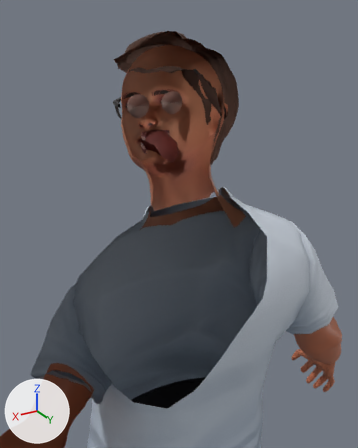
Renders of the glTF model avatars/man_2.glb from each side of a commit.
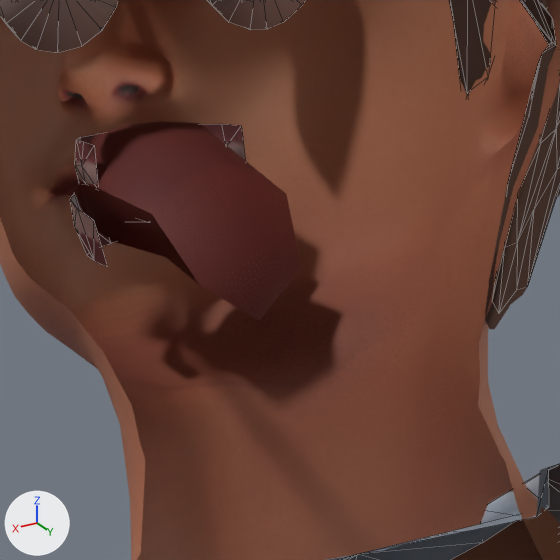
There are two pictures of each version: one from a camera (50 mm lens) standing at (0.405, 0.663, 1.87) and looking at (-0.006, -0.021, 1.528), one close up on the part from 36% to 62% of the width and 24% to 45% of the height. Arrows for +X, +Y and +Z are at lower left; the lights stay in place. The older version's two pictures come first. The close-ups show mesh edges as thin lines. Everything nearer to the camera than a plane just in front of the edit is cut away. Vertices at exactly the same position are counted once.

The first close-up shows 'EyeLeft', 'EyeRight', 'Wolf3D_Hair', 'Wolf3D_Head', 'Wolf3D_Outfit_Top', 'Wolf3D_Teeth'.
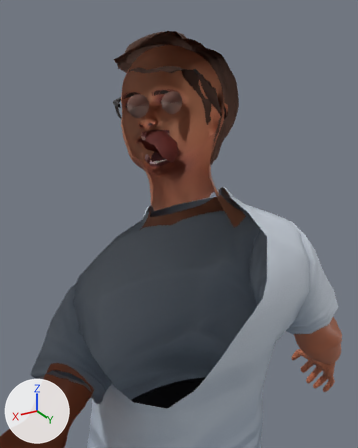
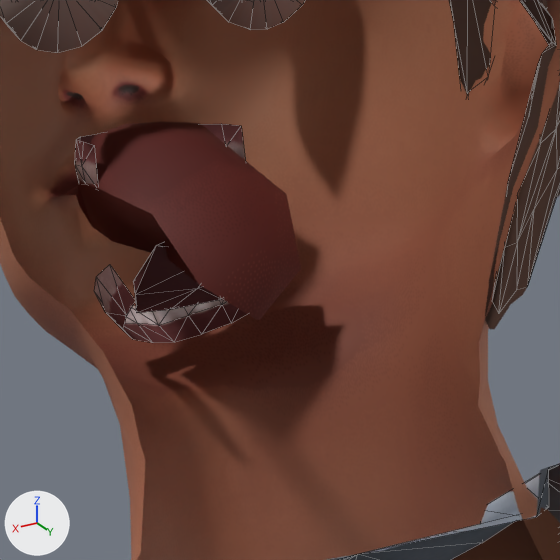
The newer file adds a shape key; the second version is drawn at full value of the shape key 'jawOpen' of 'Wolf3D_Teeth', and the change is written as the vertex moves it makes.

Patch to the scene script:
```diff
--- a/avatars/man_2.glb.py
+++ b/avatars/man_2.glb.py
@@ me_wolf3d_teeth @@
-me_wolf3d_teeth.from_pydata(...)  # 77 vertices, 100 faces; spans x -0.0281..0.0281, y -0.1185..-0.0513, z 1.6428..1.6786
-me_wolf3d_teeth.vertices[31].co = (-0.0178, -0.1064, 1.651)
-me_wolf3d_teeth.vertices[32].co = (-0.0186, -0.1097, 1.6589)
-me_wolf3d_teeth.vertices[33].co = (0.0, -0.1151, 1.6509)
-me_wolf3d_teeth.vertices[34].co = (0.0, -0.1165, 1.6578)
-me_wolf3d_teeth.vertices[35].co = (-0.0166, -0.1024, 1.6432)
-me_wolf3d_teeth.vertices[36].co = (0.0, -0.1097, 1.6428)
-me_wolf3d_teeth.vertices[37].co = (-0.0243, -0.0988, 1.6516)
-me_wolf3d_teeth.vertices[38].co = (-0.0243, -0.1011, 1.6596)
-me_wolf3d_teeth.vertices[39].co = (-0.0225, -0.0951, 1.6438)
-me_wolf3d_teeth.vertices[40].co = (-0.0276, -0.0904, 1.6597)
-me_wolf3d_teeth.vertices[41].co = (-0.0248, -0.0857, 1.6446)
-me_wolf3d_teeth.vertices[42].co = (-0.0281, -0.079, 1.6585)
-me_wolf3d_teeth.vertices[43].co = (-0.0256, -0.0761, 1.6452)
-me_wolf3d_teeth.vertices[44].co = (-0.0083, -0.107, 1.6428)
-me_wolf3d_teeth.vertices[45].co = (-0.0087, -0.1138, 1.6583)
-me_wolf3d_teeth.vertices[46].co = (-0.0087, -0.1115, 1.6512)
-me_wolf3d_teeth.vertices[47].co = (0.0178, -0.1064, 1.651)
-me_wolf3d_teeth.vertices[48].co = (0.0186, -0.1097, 1.6589)
-me_wolf3d_teeth.vertices[49].co = (0.0166, -0.1024, 1.6432)
-me_wolf3d_teeth.vertices[50].co = (0.0243, -0.0988, 1.6516)  # pixel (74, 227)
-me_wolf3d_teeth.vertices[51].co = (0.0243, -0.1011, 1.6596)  # pixel (70, 199)
-me_wolf3d_teeth.vertices[52].co = (0.0225, -0.0951, 1.6438)  # pixel (86, 255)
-me_wolf3d_teeth.vertices[53].co = (0.0276, -0.0904, 1.6597)  # pixel (76, 207)
-me_wolf3d_teeth.vertices[54].co = (0.0248, -0.0857, 1.6446)  # pixel (94, 260)
-me_wolf3d_teeth.vertices[55].co = (0.0281, -0.079, 1.6585)  # pixel (93, 220)
-me_wolf3d_teeth.vertices[56].co = (0.0256, -0.0761, 1.6452)  # pixel (107, 266)
-me_wolf3d_teeth.vertices[57].co = (0.0083, -0.107, 1.6428)  # pixel (111, 243)
-me_wolf3d_teeth.vertices[58].co = (0.0087, -0.1138, 1.6583)
-me_wolf3d_teeth.vertices[59].co = (0.0087, -0.1115, 1.6512)
+me_wolf3d_teeth.from_pydata(...)  # 77 vertices, 100 faces; spans x -0.0281..0.0281, y -0.1185..-0.0509, z 1.6168..1.6787
+# me_wolf3d_teeth part 1: the loose piece of 17 vertices spanning x -0.0204..0.0204, y -0.1027..-0.0513, z 1.6546..1.6662 is turned 38.2 degrees about the x axis through its middle and scaled by 0.995, then moved by (0.0, 0.0092, -0.0154)
+# me_wolf3d_teeth part 2
+me_wolf3d_teeth.vertices[31].co = (-0.0178, -0.0864, 1.6251)  # pixel (221, 304)
+me_wolf3d_teeth.vertices[32].co = (-0.0186, -0.0938, 1.6293)
+me_wolf3d_teeth.vertices[33].co = (0.0, -0.0931, 1.6197)  # pixel (158, 325)
+me_wolf3d_teeth.vertices[34].co = (0.0, -0.0984, 1.6243)
+me_wolf3d_teeth.vertices[35].co = (-0.0166, -0.0785, 1.6216)  # pixel (231, 323)
+me_wolf3d_teeth.vertices[36].co = (0.0, -0.0839, 1.6168)  # pixel (174, 342)
+me_wolf3d_teeth.vertices[37].co = (-0.0243, -0.0808, 1.6304)
+me_wolf3d_teeth.vertices[38].co = (-0.0243, -0.0875, 1.6351)
+me_wolf3d_teeth.vertices[39].co = (-0.0225, -0.0731, 1.6265)
+me_wolf3d_teeth.vertices[40].co = (-0.0276, -0.0793, 1.6418)
+me_wolf3d_teeth.vertices[41].co = (-0.0248, -0.0663, 1.6329)
+me_wolf3d_teeth.vertices[42].co = (-0.0281, -0.0696, 1.6479)
+me_wolf3d_teeth.vertices[43].co = (-0.0256, -0.0592, 1.6393)
+me_wolf3d_teeth.vertices[44].co = (-0.0083, -0.0818, 1.6185)  # pixel (201, 334)
+me_wolf3d_teeth.vertices[45].co = (-0.0087, -0.0966, 1.6263)
+me_wolf3d_teeth.vertices[46].co = (-0.0087, -0.0905, 1.6222)  # pixel (188, 315)
+me_wolf3d_teeth.vertices[47].co = (0.0178, -0.0864, 1.6251)
+me_wolf3d_teeth.vertices[48].co = (0.0186, -0.0938, 1.6293)  # pixel (101, 302)
+me_wolf3d_teeth.vertices[49].co = (0.0166, -0.0785, 1.6216)  # pixel (132, 339)
+me_wolf3d_teeth.vertices[50].co = (0.0243, -0.0808, 1.6304)  # pixel (105, 312)
+me_wolf3d_teeth.vertices[51].co = (0.0243, -0.0875, 1.6351)  # pixel (94, 291)
+me_wolf3d_teeth.vertices[52].co = (0.0225, -0.0731, 1.6265)  # pixel (122, 330)
+me_wolf3d_teeth.vertices[53].co = (0.0276, -0.0793, 1.6418)  # pixel (96, 276)
+me_wolf3d_teeth.vertices[54].co = (0.0248, -0.0663, 1.6329)  # pixel (126, 315)
+me_wolf3d_teeth.vertices[55].co = (0.0281, -0.0696, 1.6479)  # pixel (109, 264)
+me_wolf3d_teeth.vertices[56].co = (0.0256, -0.0592, 1.6393)  # pixel (135, 300)
+me_wolf3d_teeth.vertices[57].co = (0.0083, -0.0818, 1.6185)  # pixel (152, 342)
+me_wolf3d_teeth.vertices[58].co = (0.0087, -0.0966, 1.6263)
+me_wolf3d_teeth.vertices[59].co = (0.0087, -0.0905, 1.6222)  # pixel (137, 323)
 me_wolf3d_teeth.materials.append(mat_wolf3d_teeth)
```

Where the change shows, as pixel boxes (x1, y1, x2, y2) in the close-ups (560 x 560 px; the box of a moved part takes in the faces that stretch with it):
'Wolf3D_Teeth', reshaped: before (71, 124, 245, 266); after (75, 124, 247, 343)
part 1 of me_wolf3d_teeth, moved or reshaped (not visible before): after (133, 242, 222, 313)
part 2 of me_wolf3d_teeth, moved or reshaped: before (71, 195, 114, 266); after (94, 264, 247, 343)
